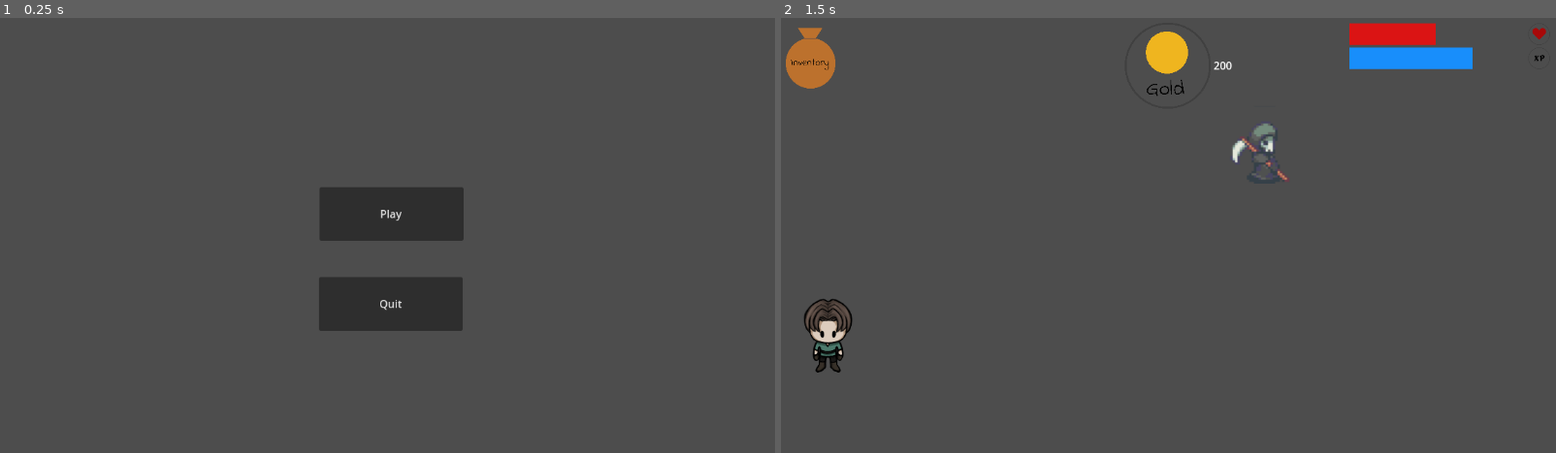
Above: before the commit, frames 1-2 (left to right).
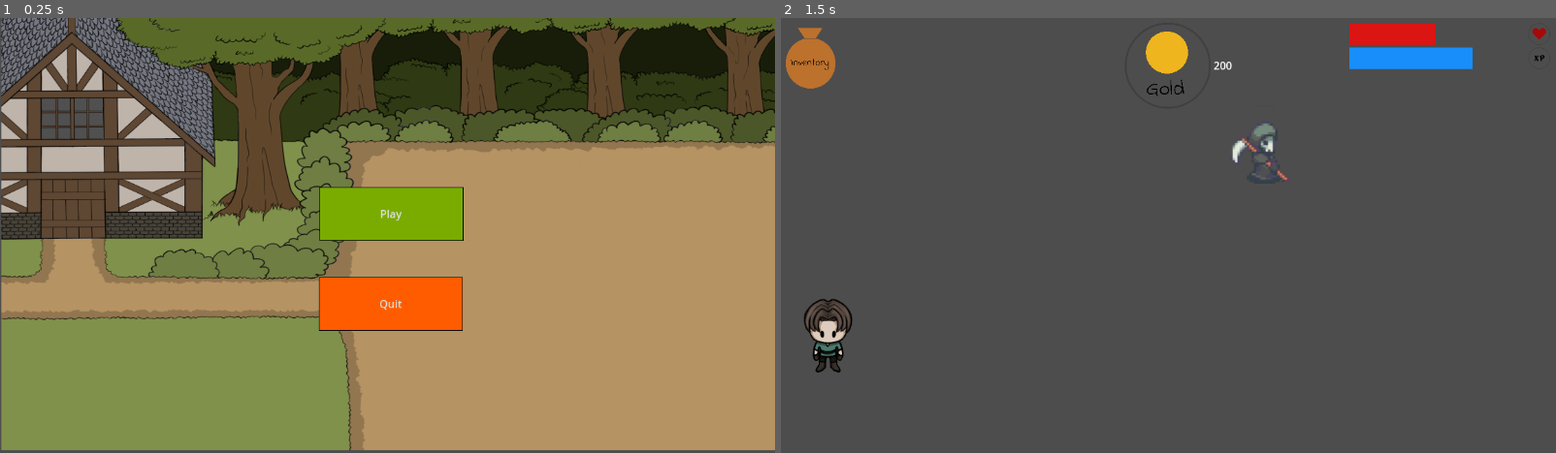
Above: after the commit, the same moments.

Repository: hapsal/igdt-g16
Game: Godot game, scene res://scenes/main.tscn
Same seed, same stepped clock (60 frames per second), same inputs: the game is played once before the commit and once after it.
Inputs (mouse positions are in pixels of both pictures, inside the frame that each line leads up to):
- Up to frame 1 (0.25 s): no input
- Up to frame 2 (1.5 s): click "Play" at 0.5 s; click (812, 52) at 1.25 s

The runs differ from the first frame. In frame 1, 97% of the frame differs, in the area x 0-100%, y 0-100%; in frame 2, nothing differs.

Commit message:
feat: added menu music

Diff:
--- /dev/null
+++ b/default_bus_layout.tres
@@ -0,0 +1,15 @@
+[gd_resource type="AudioBusLayout" format=3 uid="uid://c4edu7r1p86rc"]
+
+[resource]
+bus/1/name = &"Music"
+bus/1/solo = false
+bus/1/mute = false
+bus/1/bypass_fx = false
+bus/1/volume_db = 0.0
+bus/1/send = &"Master"
+bus/2/name = &"SFX"
+bus/2/solo = false
+bus/2/mute = false
+bus/2/bypass_fx = false
+bus/2/volume_db = 0.0
+bus/2/send = &"Master"
--- a/scenes/main.tscn
+++ b/scenes/main.tscn
@@ -1,15 +1,46 @@
-[gd_scene load_steps=2 format=3 uid="uid://b6h3mkal68uu3"]
+[gd_scene load_steps=8 format=3 uid="uid://b6h3mkal68uu3"]
 
 [ext_resource type="Script" path="res://Scripts/main.gd" id="1_r5gh8"]
+[ext_resource type="AudioStream" uid="uid://dgvb0rjfgl625" path="res://assets/audio/music/MenuGameMusicOrSomething.wav" id="2_vceby"]
+[ext_resource type="Texture2D" uid="uid://c0wqcxsqi821v" path="res://art/map.png" id="2_x35s0"]
+
+[sub_resource type="StyleBoxFlat" id="StyleBoxFlat_lasoi"]
+bg_color = Color(0.478431, 0.67451, 0, 1)
+border_width_left = 1
+border_width_top = 1
+border_width_right = 1
+border_width_bottom = 1
+border_color = Color(0, 0, 0, 1)
+
+[sub_resource type="StyleBoxFlat" id="StyleBoxFlat_1woww"]
+bg_color = Color(0.4786, 0.674354, 0, 1)
+
+[sub_resource type="StyleBoxFlat" id="StyleBoxFlat_mgr4u"]
+bg_color = Color(1, 0.360784, 0, 1)
+border_width_left = 1
+border_width_top = 1
+border_width_right = 1
+border_width_bottom = 1
+border_color = Color(0, 0, 0, 1)
+
+[sub_resource type="StyleBoxFlat" id="StyleBoxFlat_wwn4o"]
+bg_color = Color(0.998159, 0.36076, 3.85046e-07, 1)
 
 [node name="main" type="Node2D"]
 script = ExtResource("1_r5gh8")
+
+[node name="Map" type="Sprite2D" parent="."]
+position = Vector2(577, 322)
+scale = Vector2(0.766667, 0.644)
+texture = ExtResource("2_x35s0")
 
 [node name="Play" type="Button" parent="."]
 offset_left = 475.0
 offset_top = 252.0
 offset_right = 689.0
 offset_bottom = 332.0
+theme_override_styles/normal = SubResource("StyleBoxFlat_lasoi")
+theme_override_styles/hover = SubResource("StyleBoxFlat_1woww")
 text = "Play"
 
 [node name="Quit" type="Button" parent="."]
@@ -17,7 +48,15 @@
 offset_top = 386.0
 offset_right = 688.0
 offset_bottom = 466.0
+theme_override_styles/normal = SubResource("StyleBoxFlat_mgr4u")
+theme_override_styles/hover = SubResource("StyleBoxFlat_wwn4o")
 text = "Quit"
+
+[node name="AudioStreamPlayer" type="AudioStreamPlayer" parent="."]
+stream = ExtResource("2_vceby")
+volume_db = -10.0
+autoplay = true
+bus = &"Music"
 
 [connection signal="pressed" from="Play" to="." method="_on_play_pressed"]
 [connection signal="pressed" from="Quit" to="." method="_on_quit_pressed"]
Not shown, added: assets/audio/music/MenuGameMusicOrSomething.wav.import
Not shown, added: assets/audio/music/MenuGameMusicOrSomething.wav
